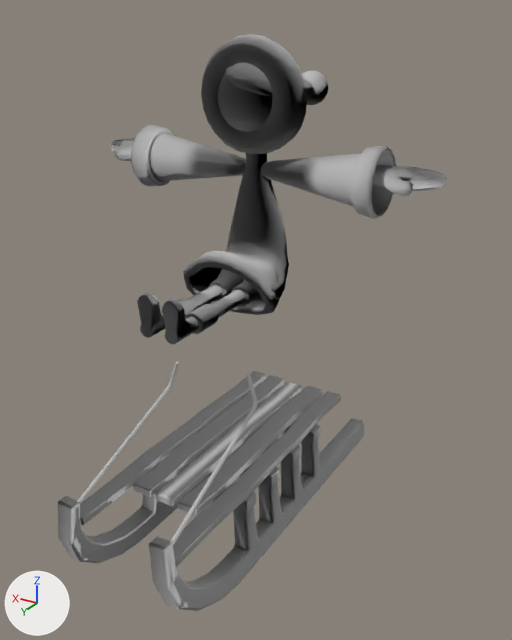
Before and after pictures for a commit that changed the FBX model Assets/Models/Character_R.fbx.
One viewpoint serves both versions: a 50 mm camera at (-0.186, 0.287, 0.265) aimed at (-0.01, -0.005, 0.119). Every picture has the same lights, and +X, +Y and +Z are marked at lower left. Where no turn or scale is listed for an object, it has been applied to the vertices.

Names of what the first picture shows: 'Body1', 'Hand_L', 'Hand_R', 'Head', 'Leg', '_pCylinder1', '_pCylinder2', 'polySurface3'.
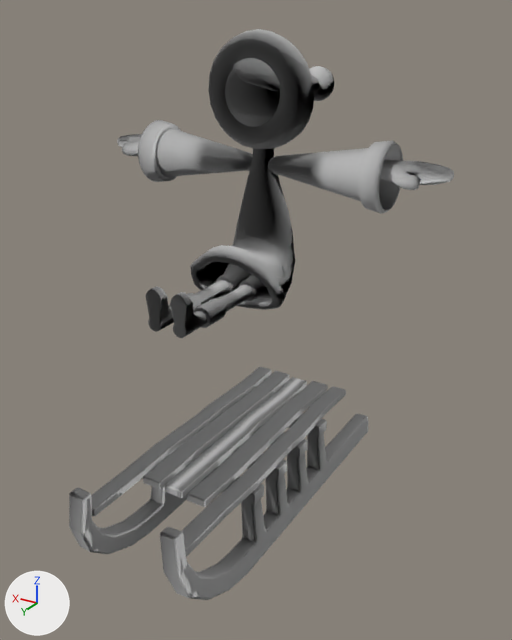
What changed in the scene script:
```text
Change ob_polysurface3:
    ob_polysurface3.location: (0.0, 0.0, 0.0294) -> (0.0, -0.0075, 0.0294)
Change ob_hand_r:
    ob_hand_r.location: (0.0019, -0.0263, 0.0479) -> (0.0, -0.03, 0.05)
Change ob_body1:
    ob_body1.location: (0.0019, -0.0263, 0.0479) -> (0.0, -0.03, 0.05)
Change ob_head:
    ob_head.location: (0.0019, -0.0263, 0.0479) -> (0.0, -0.03, 0.05)
Change ob_leg:
    ob_leg.location: (0.0019, 0.0593, 0.133) -> (0.0, 0.0556, 0.135)
Change ob_hand_l:
    ob_hand_l.location: (0.0019, -0.0263, 0.0479) -> (0.0, -0.03, 0.05)
Remove ob_pcylinder1:
    ob_pcylinder1 = bpy.data.objects.new('_pCylinder1', me_mesh_006)
    ob_pcylinder1.location = (0.0314, 0.0957, 0.0432)
Remove ob_pcylinder2:
    ob_pcylinder2 = bpy.data.objects.new('_pCylinder2', me_mesh_005)
    ob_pcylinder2.location = (-0.0293, 0.0949, 0.0433)
```

Pixel boxes (x1, y1, x2, y2) of what changed, in the pictures (512 x 640 px):
'polySurface3', moved: before (58, 371, 364, 611); after (69, 367, 368, 600)
'Body1', moved: before (131, 125, 396, 315); after (138, 120, 403, 310)
'Head', moved: before (201, 34, 328, 154); after (208, 29, 334, 149)
'Leg', moved: before (137, 269, 264, 344); after (145, 263, 271, 338)
'Hand_L', moved: before (373, 165, 447, 196); after (380, 160, 454, 190)
'_pCylinder2', deleted: before (171, 373, 257, 546)
'_pCylinder1', deleted: before (78, 362, 179, 504)
'Hand_R', moved: before (111, 138, 135, 161); after (117, 134, 142, 156)
